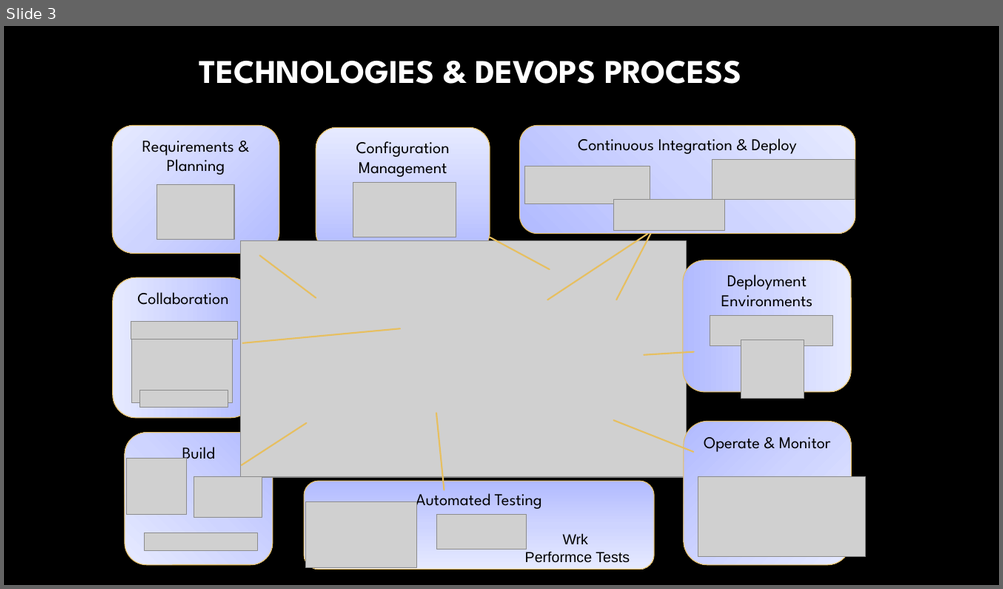
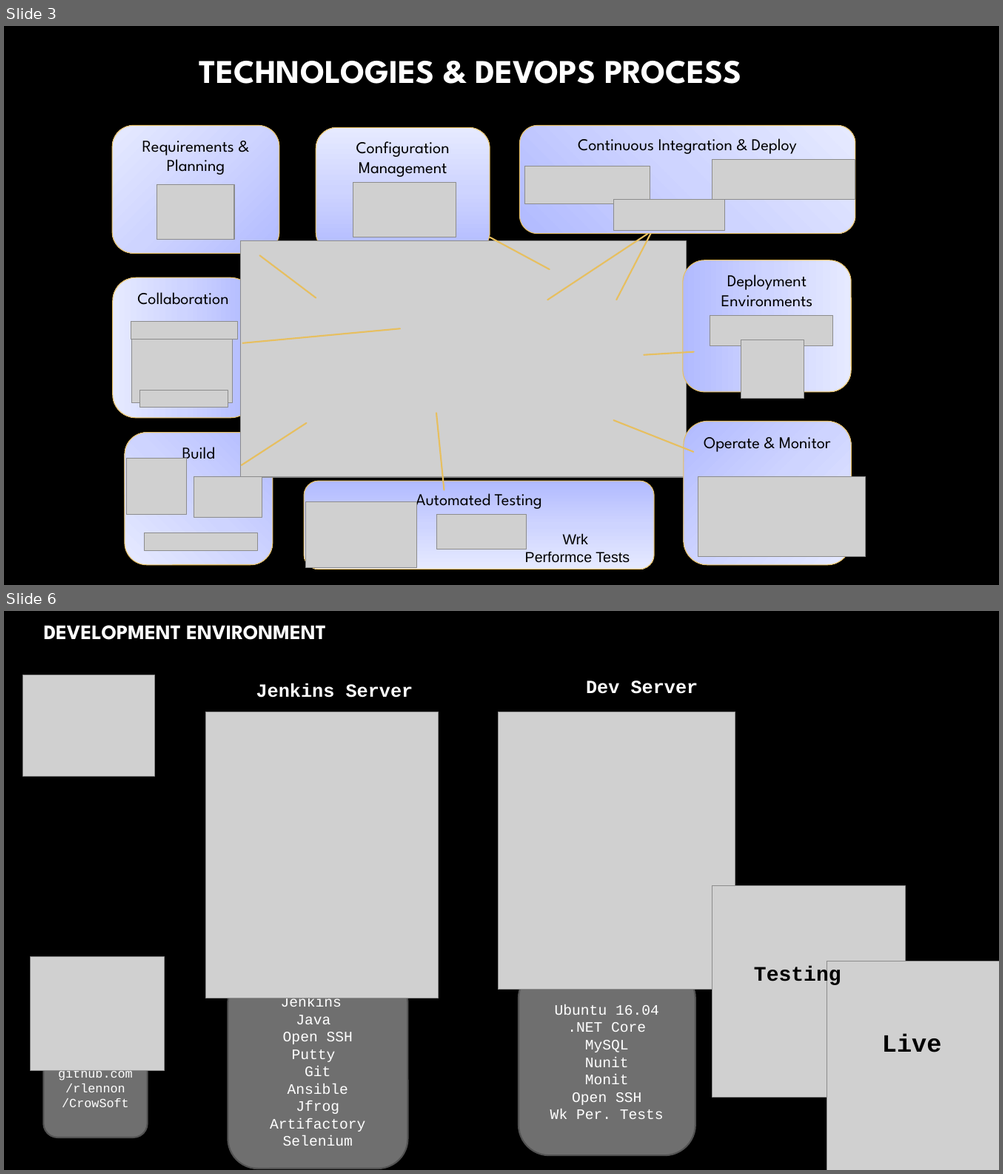
Before and after one commit to rlennon/CrowSoft, a slide deck: Documentation/CrowSoft.pptx. Shown one above the other, each under a label of ours: slide 3 before the commit, slides 3 and 6 after it; the slides between them are not shown. The pictures are 1003x589 and 1003x1174 pixels, drawn with LibreOffice and Linux fonts; fonts in the diff are those of the drawing; grey boxes stand for pictures; background and template pictures are left out. Boxes give left, top, right and bottom in pixels: in the first picture for what was removed or moved away, otherwise in the second. Text is boxed around its words. In the diff, an @@ line names an element or a change of style, - is before the commit and + after.

```diff
--- a/Documentation/CrowSoft.pptx
+++ b/Documentation/CrowSoft.pptx
@@ slide 6 added at bbox=[4, 611, 999, 1170], background picture (left out) @@
@@ title added at bbox=[44, 625, 326, 640], 19.8 pt, text gradient #FFFFFF to #A6A6A6, bold @@
+DEVELOPMENT ENVIRONMENT
@@ picture added at bbox=[22, 675, 154, 777] @@
@@ text added at bbox=[256, 684, 413, 698], 18 pt, text #FFFFFF, bold @@
+Jenkins Server
@@ text added at bbox=[586, 681, 698, 694], 18 pt, text #FFFFFF, bold @@
+Dev Server
@@ picture added at bbox=[206, 712, 438, 999] @@
@@ picture added at bbox=[498, 712, 735, 990] @@
@@ picture added at bbox=[712, 886, 905, 1097] @@
@@ picture added at bbox=[30, 957, 164, 1071] @@
@@ picture added at bbox=[827, 962, 999, 1170] @@
@@ rounded rectangle added at bbox=[227, 974, 407, 1169], fill #6F6F6F, outline #525252 1.5 pt, 14 pt, text #FFFFFF @@
+Jenkins
+Java
+Open SSH
+Putty
+Git
+Ansible
+Jfrog Artifactory
+Selenium
@@ rounded rectangle added at bbox=[518, 968, 695, 1156], fill #6F6F6F, outline #525252 1.5 pt, 14 pt, text #FFFFFF @@
+Ubuntu 16.04
+.NET Core
+MySQL
+Nunit
+Monit
+Open SSH
+Wk Per. Tests
@@ text added at bbox=[754, 966, 841, 987], 20 pt, text #000000, bold @@
+Testing
@@ rounded rectangle added at bbox=[43, 1054, 148, 1139], fill #6F6F6F, outline #525252 1.5 pt, 12 pt, text #FFFFFF @@
+github.com
+/rlennon
+/CrowSoft
@@ text added at bbox=[882, 1034, 942, 1053], 24 pt, text #000000, bold @@
+Live
```
Also in this commit, not shown: 4 slides changed, 2 other slides added, 1 slide removed.
